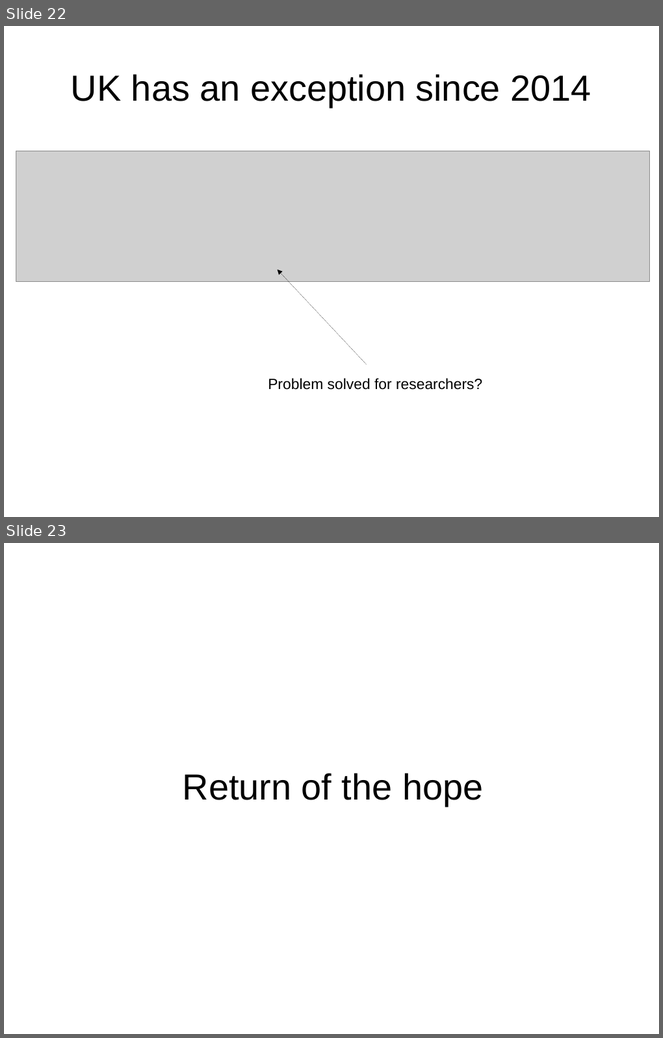
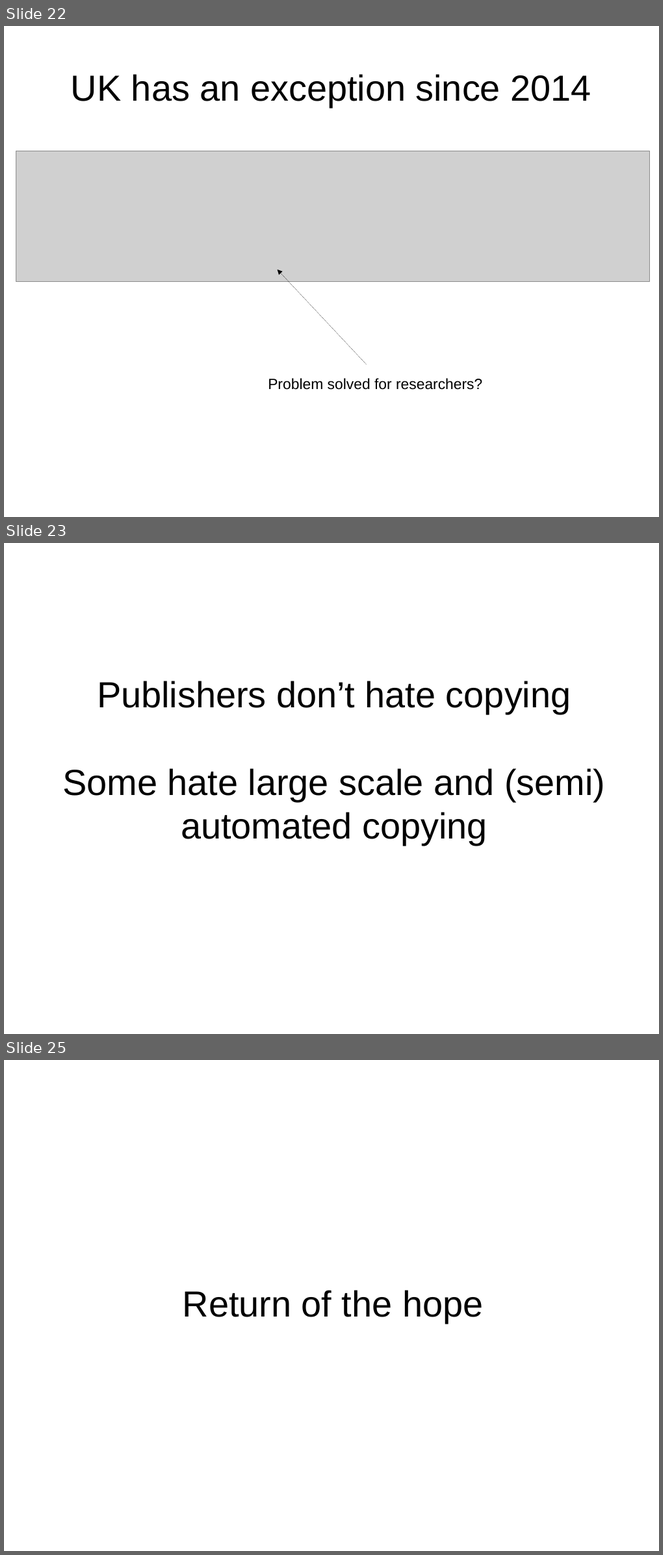
Before and after one commit to chartgerink/talks, a slide deck: 2016_2017/20170621tdm-ep/presentation.odp. Shown one above the other, each under a label of ours: slides 22 and 23 before the commit, slides 22, 23 and 25 after it; the slides between them are not shown. The pictures are 663x1038 and 663x1555 pixels, drawn with LibreOffice and Linux fonts; fonts in the diff are those of the drawing; grey boxes stand for pictures. Boxes give left, top, right and bottom in pixels: in the first picture for what was removed or moved away, otherwise in the second. Text is boxed around its words. In the diff, an @@ line names an element or a change of style, - is before the commit and + after.

```diff
--- a/2016_2017/20170621tdm-ep/presentation.odp
+++ b/2016_2017/20170621tdm-ep/presentation.odp
@@ slide 23 added at (4, 543, 659, 1034), background #FFFFFF @@
@@ title added at (62, 681, 605, 845), 44 pt, text #000000 @@
+Publishers don’t hate copying
+Some hate large scale and (semi) automated copying
@@ what was slide 23 is now slide 25 @@
```
Also in this commit, not shown: 1 slide changed, 1 other slide added, 1 other file.
